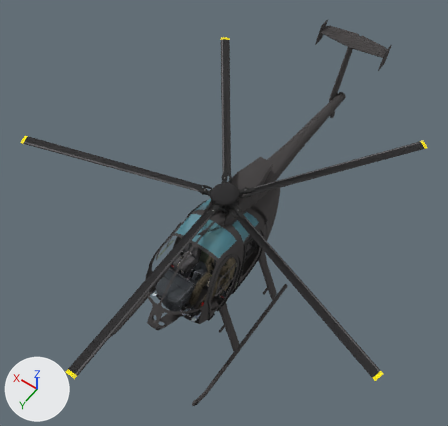
Renders of the glTF model models/md5/md5_int.glb from each side of a commit.
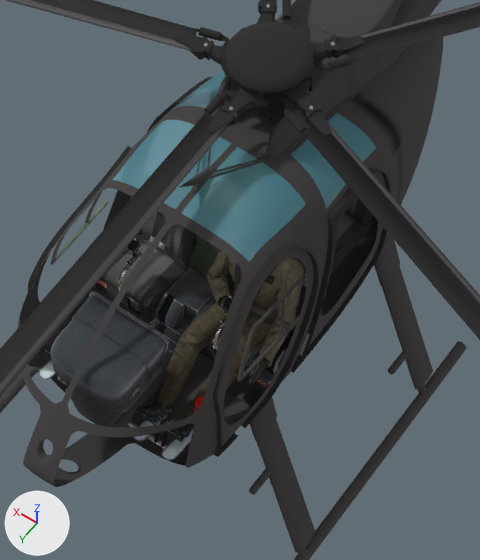
The first picture shows the older version from a camera (50 mm lens) standing at (-4.1, 5.78, 9.65) and looking at (0.35, -0.45, -0.14). The close-ups show the older and then the newer version on the part from 31% to 65% of the width and 41% to 83% of the height of that picture. Only the edits that show in the close-ups are written down. The lights are fixed; the arrows at lower left show +X, +Y and +Z. Where no turn or scale is listed for an object, it has been applied to the vertices.

The first close-up shows 'body', 'boom', 'doors', 'glassF', 'glassR', 'ixt_console', 'ixt_pilot', 'ixt_seatsL', 'ixt_seatsR', 'rotor_blades', 'rotor_hub', 'skids' and 6 more.
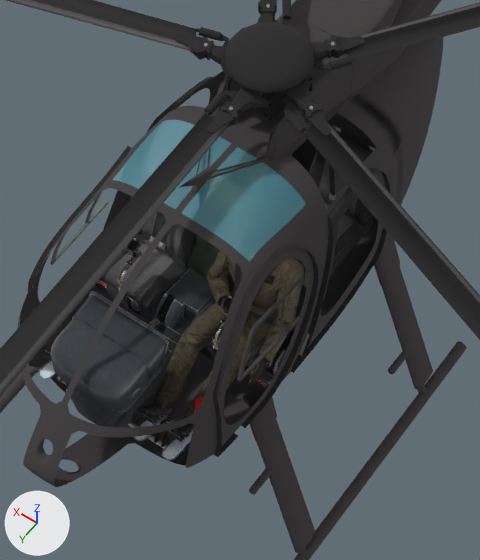
Boxes (x1, y1, x2, y2) around the edits, measured in the close-ups (480 x 560 px):
```json
{"object": "glassR", "change": "deleted", "before": [168, 71, 376, 209]}
```

Edits to the scene script, one JSON object a line:
```json
{"op": "remove", "block": "ob_glassr", "code": ["ob_glassr = bpy.data.objects.new('glassR', me_hover_md500_001)", "ob_glassr.location = (0.0, -0.042, 0.514)"]}
```
